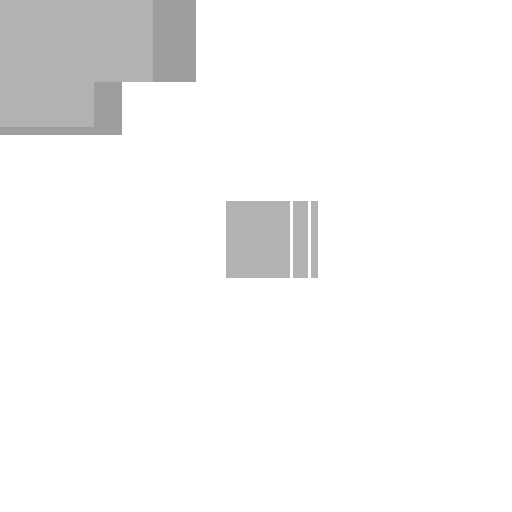
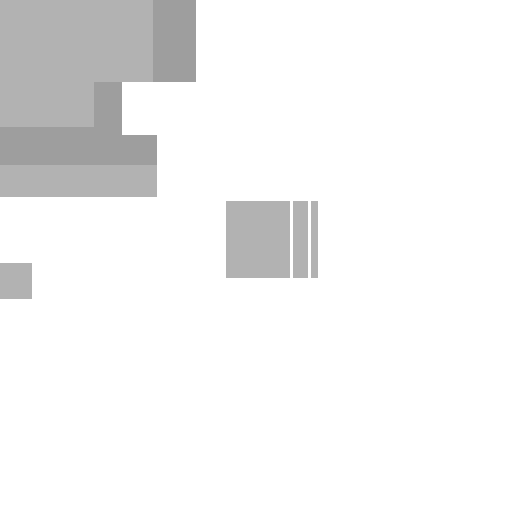
Layer changes from the first 512 x 512 image to the second:
painted on "___MET" over left=0, top=135, right=157, bottom=299
